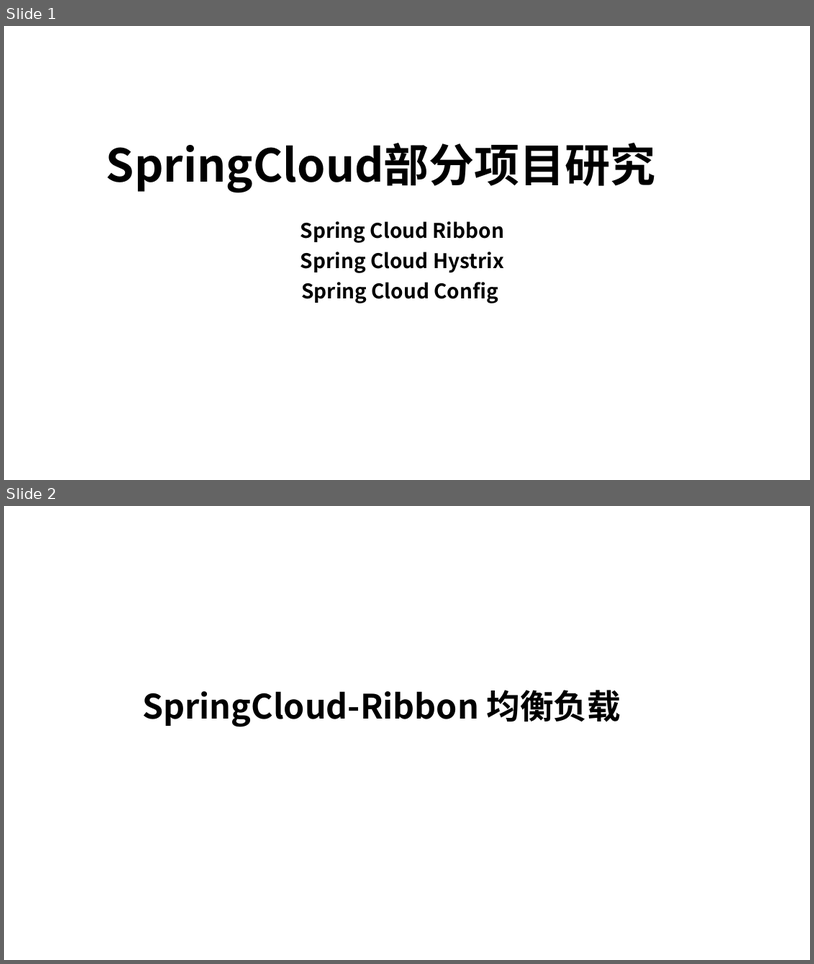
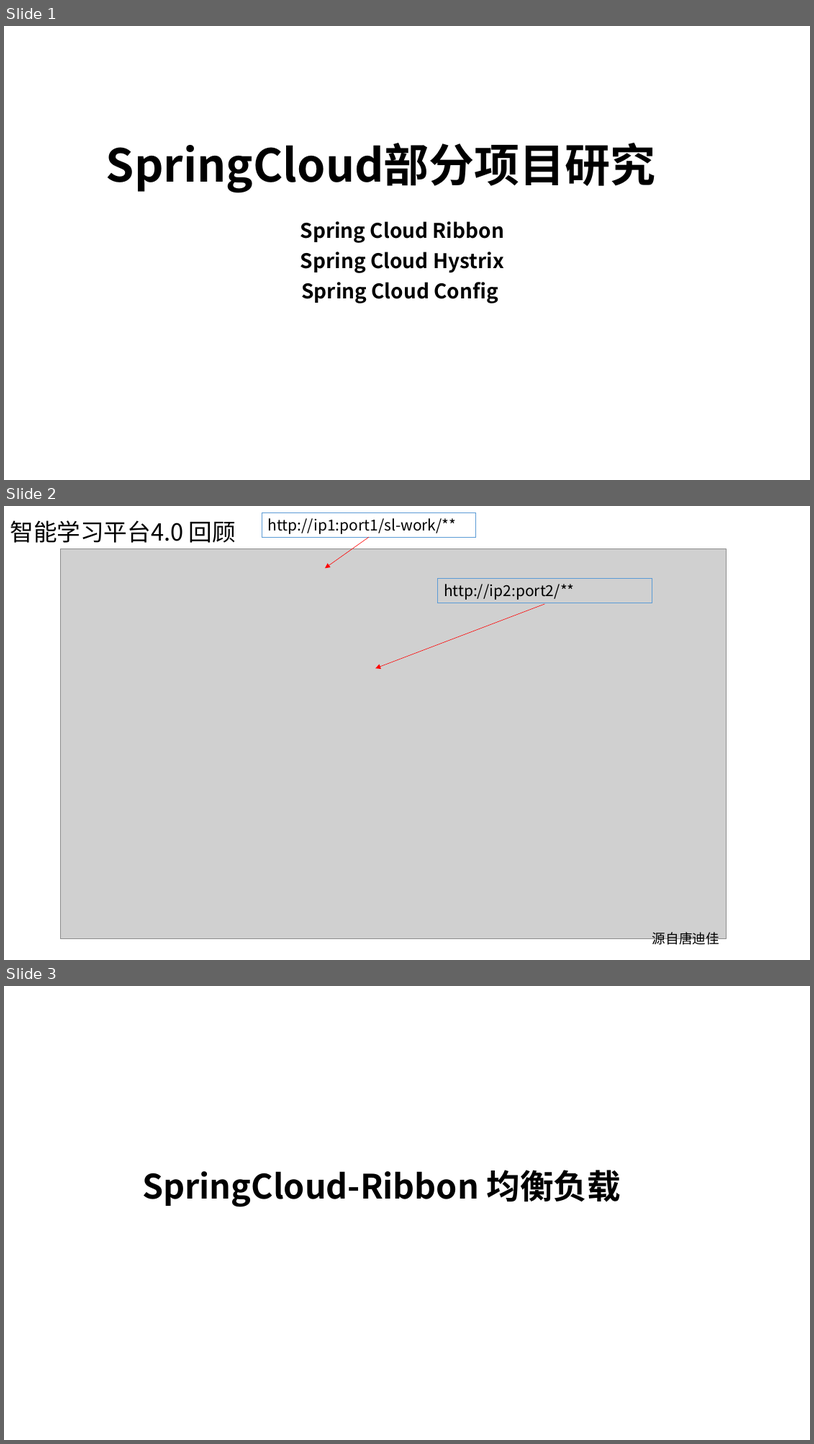
Before and after one commit to longzl2015/long12356, a slide deck: source/_posts/spring/spring-cloud/SpringCloud.pptx. Shown one above the other, each under a label of ours: slides 1 and 2 before the commit, slides 1, 2 and 3 after it. The pictures are 814x964 and 814x1444 pixels, drawn with LibreOffice and Linux fonts; fonts in the diff are those of the drawing; grey boxes stand for pictures. Boxes give left, top, right and bottom in pixels: in the first picture for what was removed or moved away, otherwise in the second. Text is boxed around its words. In the diff, an @@ line names an element or a change of style, - is before the commit and + after.

```diff
--- a/source/_posts/spring/spring-cloud/SpringCloud.pptx
+++ b/source/_posts/spring/spring-cloud/SpringCloud.pptx
@@ slide 2 added at box(4, 506, 810, 960), background #FFFFFF @@
@@ title added at box(10, 520, 236, 543), 28 pt, text #000000 @@
+智能学习平台4.0 回顾
@@ rectangle added at box(262, 512, 476, 537), outline #5B9BD5 0.75 pt, 18 pt, text #000000 @@
+http://ip1:port1/sl-work/**
@@ arrow added from (369, 537) to (325, 569), #FF0000 0.5 pt @@
@@ picture added at box(60, 549, 727, 938) @@
@@ rectangle added at box(438, 579, 653, 602), outline #5B9BD5 0.75 pt, 18 pt, text #000000 @@
+http://ip2:port2/**
@@ arrow added from (545, 604) to (376, 668), #FF0000 0.5 pt @@
@@ text added at box(653, 932, 720, 947), 16 pt, text #000000 @@
+源自唐迪佳
@@ what was slide 2 is now slide 3 @@
```
Also in this commit, not shown: 1 slide changed, 4 other slides added.
